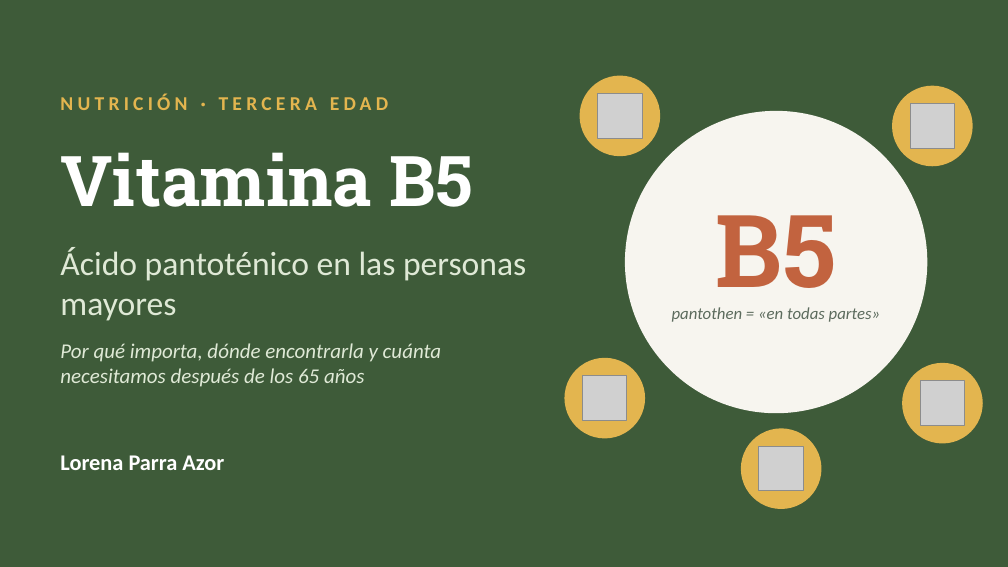
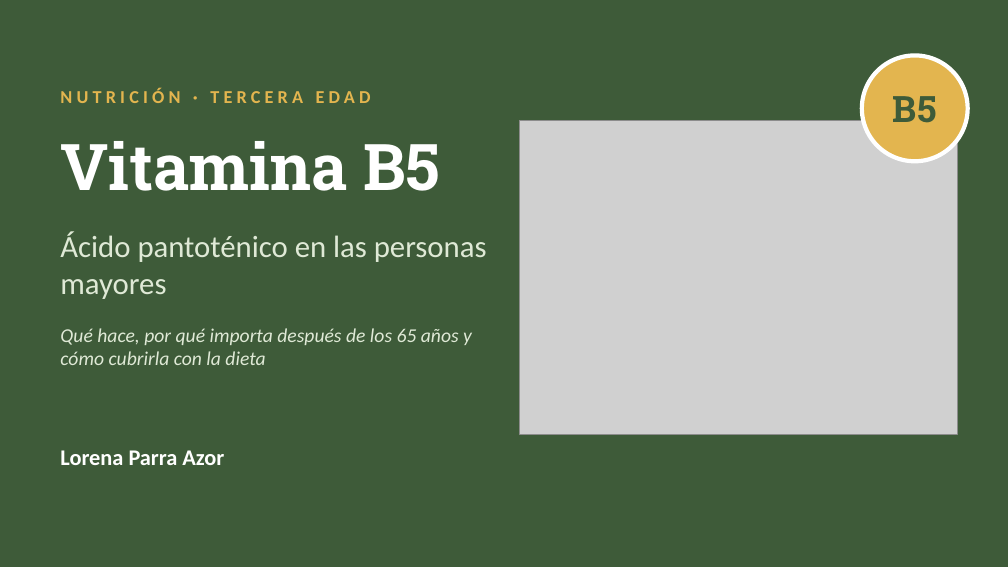
Before and after one commit to lorenaazor0461/Lorena-Parra-Azor, a slide deck: slide 1 of vitamina-b5/Vitamina_B5_Tercera_Edad.pptx. Drawn at 1008x567 pixels with LibreOffice and Linux fonts; fonts in the diff are those of the drawing; grey boxes stand for pictures. Boxes give left, top, right and bottom in pixels: in the first picture for what was removed or moved away, otherwise in the second. Text is boxed around its words. In the diff, an @@ line names an element or a change of style, - is before the commit and + after.

```diff
--- a/vitamina-b5/Vitamina_B5_Tercera_Edad.pptx
+++ b/vitamina-b5/Vitamina_B5_Tercera_Edad.pptx
@@ text "B5": place and size @@
-text "B5" at (716, 215, 836, 311)
+text "B5" at (893, 96, 936, 123)
@@ text "B5" at (893, 96, 936, 123): size 72 to 26 pt, text colour #C2633F to #3E5B39 @@
@@ ellipse: place and size @@
-ellipse at (892, 86, 973, 166)
+ellipse at (862, 55, 968, 161)
@@ ellipse at (862, 55, 968, 161): outline none to #FFFFFF 3 pt @@
@@ text "NUTRICIÓN · TERCERA EDAD" at (60, 89, 371, 103): size 14 to 13 pt @@
@@ ellipse removed at (580, 76, 660, 156) @@
@@ picture removed at (598, 94, 642, 138) @@
@@ ellipse removed at (625, 111, 927, 413) @@
@@ picture removed at (910, 104, 955, 148) @@
@@ text "Vitamina B5": place and size @@
-text "Vitamina B5" at (60, 152, 474, 207)
+text "Vitamina B5" at (60, 141, 440, 191)
@@ text "Vitamina B5" at (60, 141, 440, 191): size 50 to 46 pt @@
@@ picture added at (519, 121, 958, 434) @@
@@ text "Ácido pantoténico en las personas ...": place and size @@
-text "Ácido pantoténico en las personas ..." at (60, 247, 526, 321)
+text "Ácido pantoténico en las personas ..." at (60, 231, 487, 299)
@@ text "Ácido pantoténico en las personas ..." at (60, 231, 487, 299): size 24 to 22 pt @@
@@ text at (60, 328, 472, 365): text changed; size 15 to 14 pt @@
-Por qué importa, dónde encontrarla y cuánta necesitamos después de los 65 años
+Qué hace, por qué importa después de los 65 años y cómo cubrirla con la dieta
@@ text removed at (672, 307, 881, 322) @@
-pantothen = «en todas partes»
@@ ellipse removed at (564, 358, 645, 438) @@
@@ picture removed at (583, 376, 627, 420) @@
@@ ellipse removed at (902, 363, 983, 444) @@
@@ picture removed at (920, 381, 965, 425) @@
@@ text "Lorena Parra Azor": place and size @@
-text "Lorena Parra Azor" at (60, 455, 224, 470)
+text "Lorena Parra Azor" at (60, 450, 224, 465)
@@ ellipse removed at (741, 428, 822, 509) @@
@@ picture removed at (759, 447, 803, 491) @@
```
Also in this commit, not shown: 6 other slides changed, 3 slides added, 6 slides removed, 1 other file.
